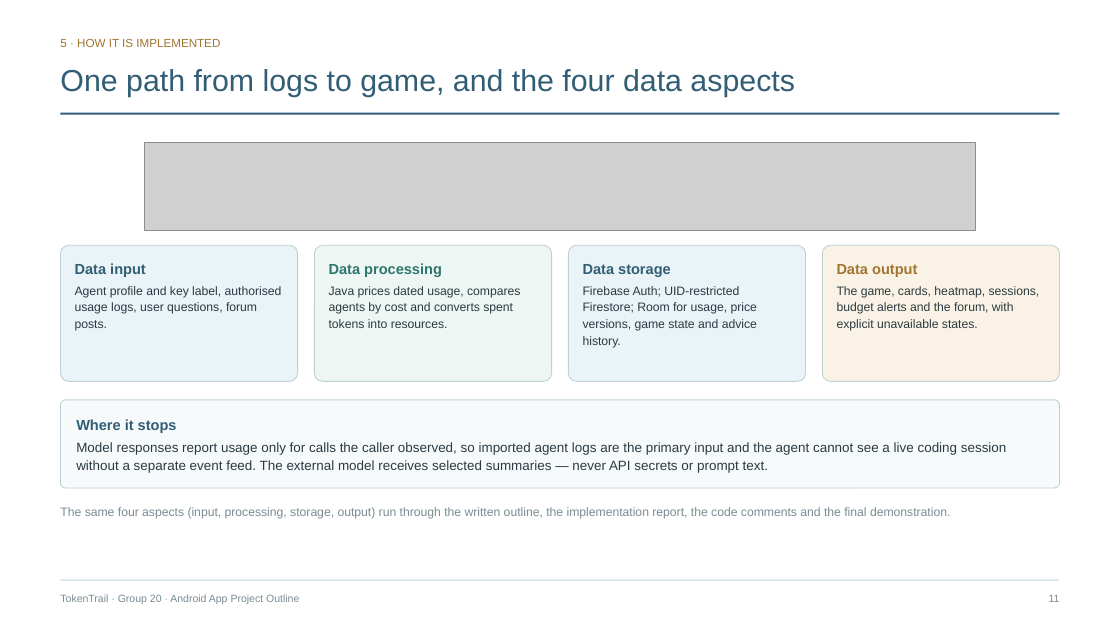
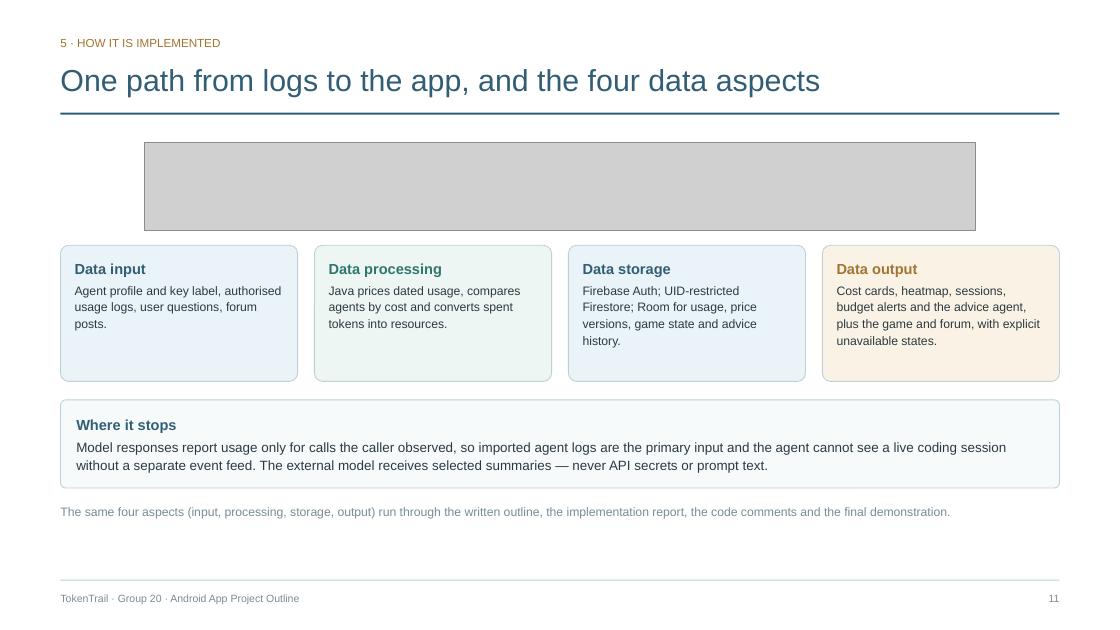
Before and after one commit to LiuZongrun7/Mobile_Group_20, a slide deck: slide 11 of docs/TokenTrail_Project_Outline_Slides.pptx. Drawn at 1120x630 pixels with LibreOffice and Linux fonts; fonts in the diff are those of the drawing; grey boxes stand for pictures. Boxes give left, top, right and bottom in pixels: in the first picture for what was removed or moved away, otherwise in the second. Text is boxed around its words. In the diff, an @@ line names an element or a change of style, - is before the commit and + after.

```diff
--- a/docs/TokenTrail_Project_Outline_Slides.pptx
+++ b/docs/TokenTrail_Project_Outline_Slides.pptx
@@ text at <box>60,69,821,97</box>: text changed @@
-One path from logs to game, and the four data aspects
+One path from logs to the app, and the four data aspects
@@ text in rounded rectangle at <box>837,286,1040,345</box>: text changed @@
-The game, cards, heatmap, sessions, budget alerts and the forum, with explicit unavailable states.
+Cost cards, heatmap, sessions, budget alerts and the advice agent, plus the game and forum, with explicit unavailable states.
```
Also in this commit, not shown: 11 other slides changed, 17 other files.
